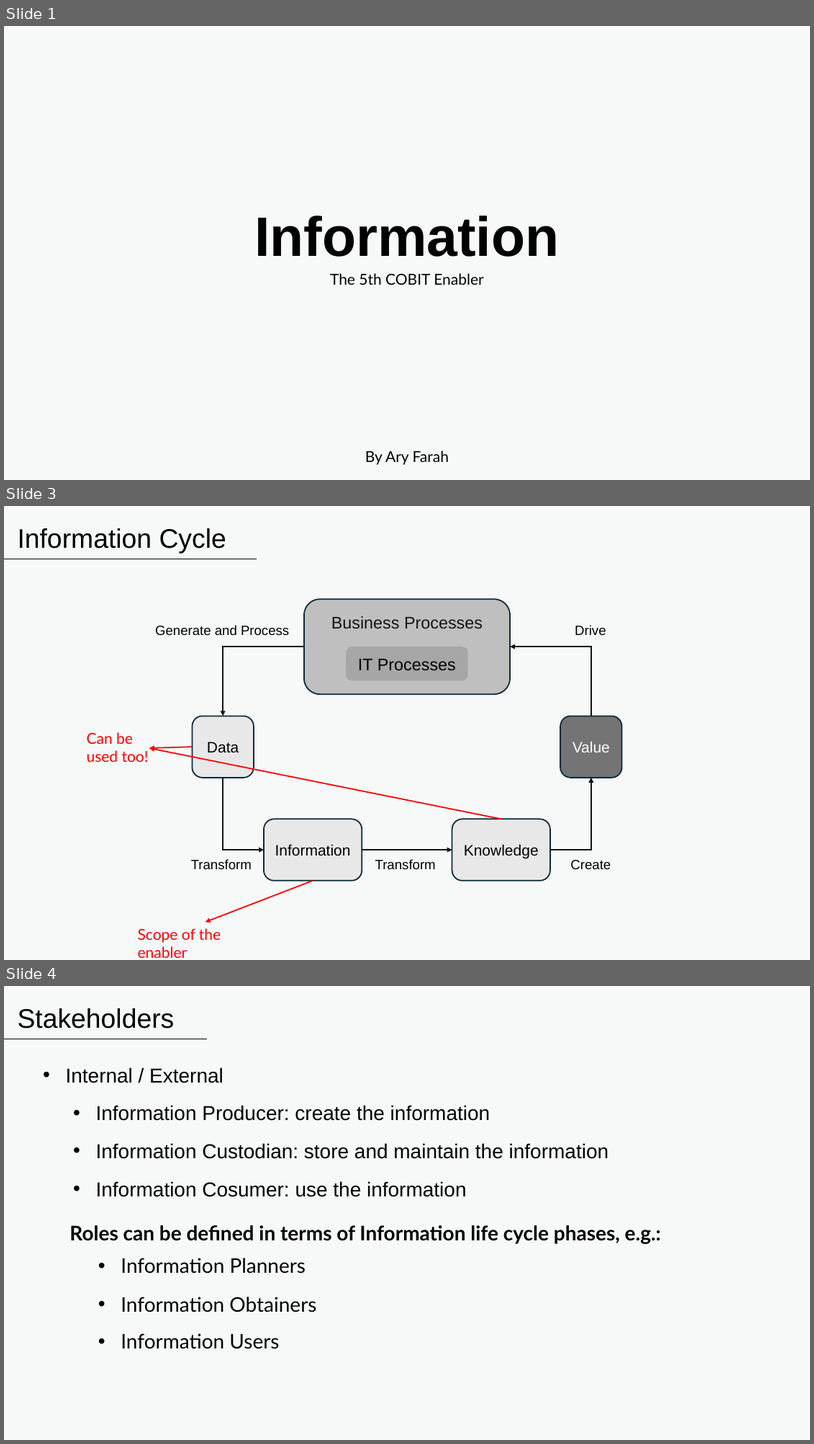
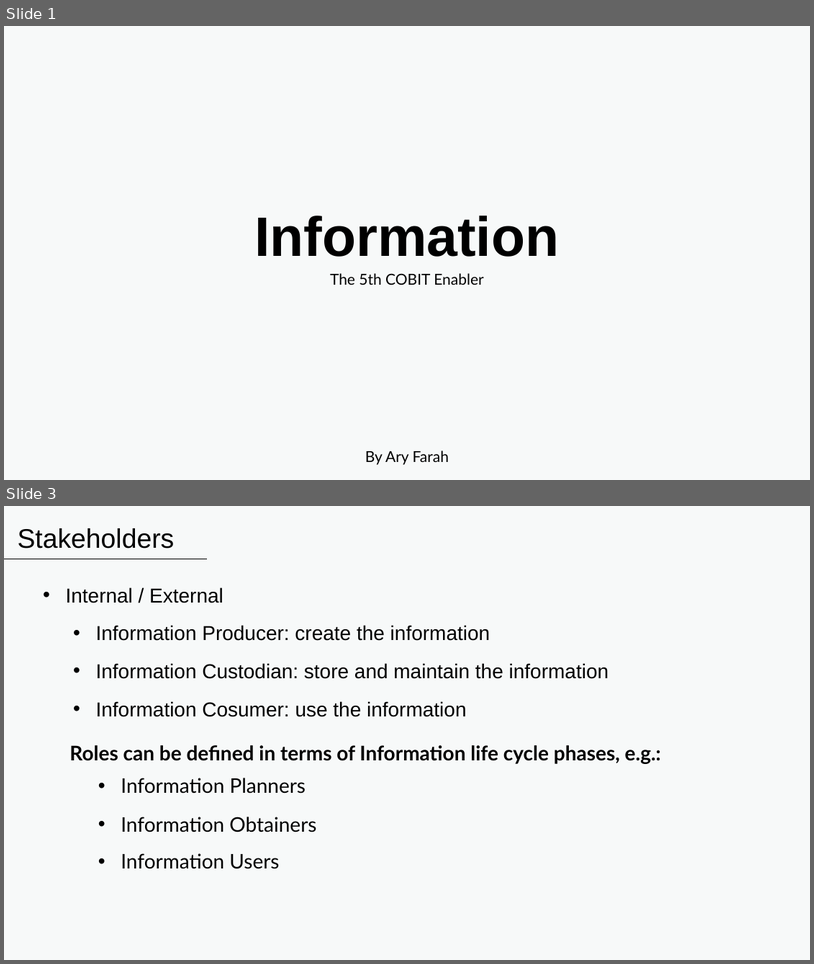
Before and after one commit to aryfarahs/PUCPR, a slide deck: 3Periodo/InfoTechMngmt/Information Enabler.pptx. Shown one above the other, each under a label of ours: slides 1, 3 and 4 before the commit, slides 1 and 3 after it; the slides between them are not shown. The pictures are 814x1444 and 814x964 pixels, drawn with LibreOffice and Linux fonts; fonts in the diff are those of the drawing. Boxes give left, top, right and bottom in pixels: in the first picture for what was removed or moved away, otherwise in the second. Text is boxed around its words. In the diff, an @@ line names an element or a change of style, - is before the commit and + after.

```diff
--- a/3Periodo/InfoTechMngmt/Information Enabler.pptx
+++ b/3Periodo/InfoTechMngmt/Information Enabler.pptx
@@ slide 3 removed at <box>4,506,810,960</box>, background #FFFFFF @@
@@ rectangle removed at <box>4,506,810,960</box> @@
@@ text removed at <box>18,528,226,553</box> @@
-Information Cycle
@@ line removed from (4, 559) to (257, 559) @@
@@ rounded rectangle removed at <box>304,599,510,694</box> @@
-Business Processes
@@ text removed at <box>155,625,289,636</box> @@
-Generate and Process
@@ text removed at <box>575,625,606,636</box> @@
-Drive
@@ elbow arrow removed from (304, 646) to (223, 716) @@
@@ rounded rectangle removed at <box>347,646,468,680</box> @@
-IT Processes
@@ elbow arrow removed from (592, 716) to (510, 646) @@
@@ rounded rectangle removed at <box>192,716,254,777</box> @@
-Data
@@ rounded rectangle removed at <box>561,716,622,777</box> @@
-Value
@@ text removed at <box>87,732,149,762</box> @@
-Can be used too!
@@ arrow removed from (192, 746) to (149, 748) @@
@@ arrow removed from (502, 818) to (149, 748) @@
@@ elbow arrow removed from (223, 777) to (264, 849) @@
@@ elbow arrow removed from (551, 849) to (592, 777) @@
@@ rounded rectangle removed at <box>264,818,362,880</box> @@
-Information
@@ rounded rectangle removed at <box>453,818,550,880</box> @@
-Knowledge
@@ arrow removed from (362, 849) to (453, 849) @@
@@ text removed at <box>191,859,252,869</box> @@
-Transform
@@ text removed at <box>376,859,436,870</box> @@
-Transform
@@ text removed at <box>571,860,611,869</box> @@
-Create
@@ arrow removed from (313, 880) to (206, 921) @@
@@ text removed at <box>138,928,221,957</box> @@
-Scope of the enabler
@@ what was slide 4 is now slide 3 @@
```
Also in this commit, not shown: 1 slide changed, 1 other file.
